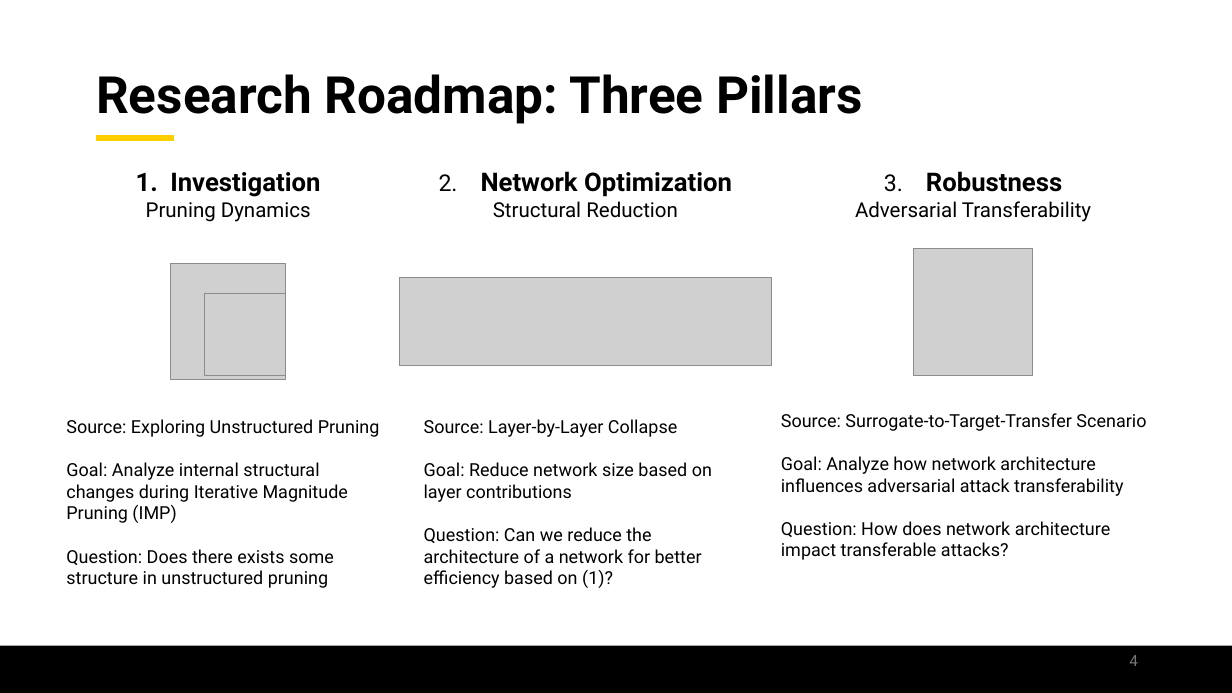
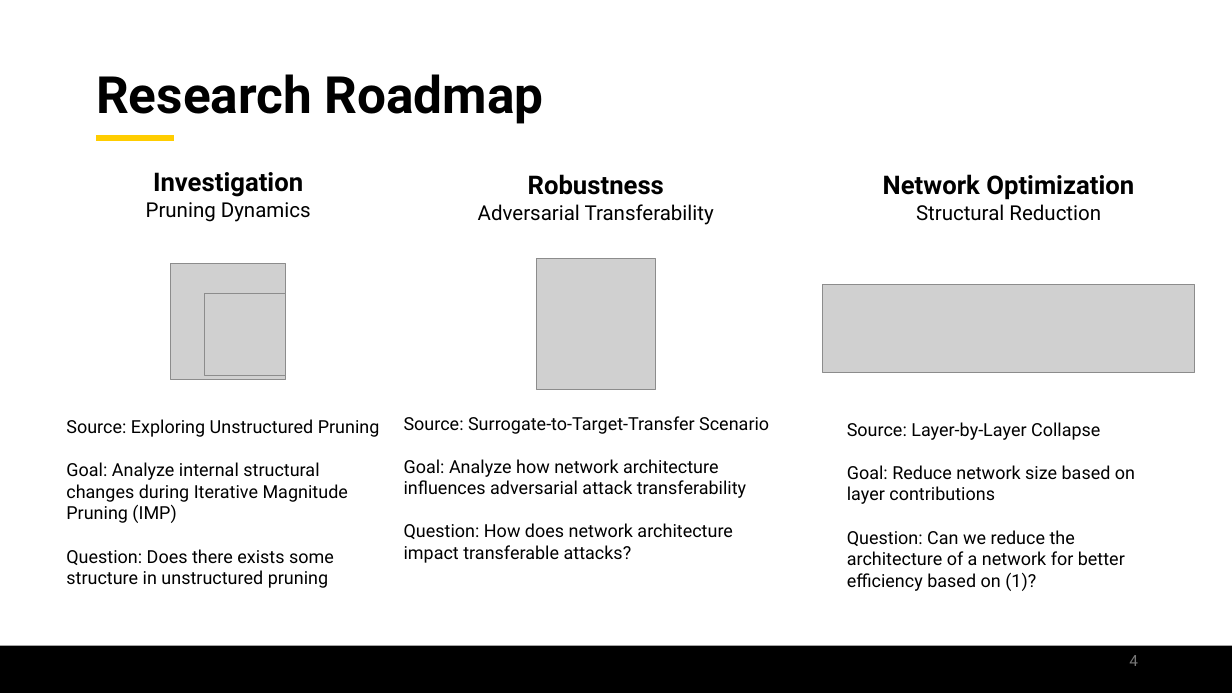
Before and after one commit to jamilgafur/Presentation, a slide deck: slide 4 of Presentation.pptx. Drawn at 1232x693 pixels with LibreOffice and Linux fonts; fonts in the diff are those of the drawing; grey boxes stand for pictures; background and template pictures are left out. Boxes give left, top, right and bottom in pixels: in the first picture for what was removed or moved away, otherwise in the second. Text is boxed around its words. In the diff, an @@ line names an element or a change of style, - is before the commit and + after.

```diff
--- a/Presentation.pptx
+++ b/Presentation.pptx
@@ title at <box>96,74,544,124</box>: text changed @@
-Research Roadmap: Three Pillars
+Research Roadmap
@@ text at <box>153,172,303,197</box>: bullet 1. to none @@
@@ text "Robustness": place and size @@
-text "Robustness" at <box>781,171,1146,560</box>
+text "Robustness" at <box>404,174,769,563</box>
@@ text at <box>528,174,664,195</box>: text changed @@
-3. Robustness
+Robustness
@@ text "Network Optimization": place and size @@
-text "Network Optimization" at <box>424,171,732,588</box>
+text "Network Optimization" at <box>847,174,1135,591</box>
@@ text at <box>883,174,1134,200</box>: text changed @@
-2. Network Optimization
+Network Optimization
@@ picture: place and size @@
-picture at <box>914,249,1033,375</box>
+picture at <box>537,259,656,390</box>
@@ picture: place and size @@
-picture at <box>400,277,773,365</box>
+picture at <box>823,285,1195,372</box>
```
Also in this commit, not shown: 8 other slides changed, 11 slides added, 3 slides removed.
